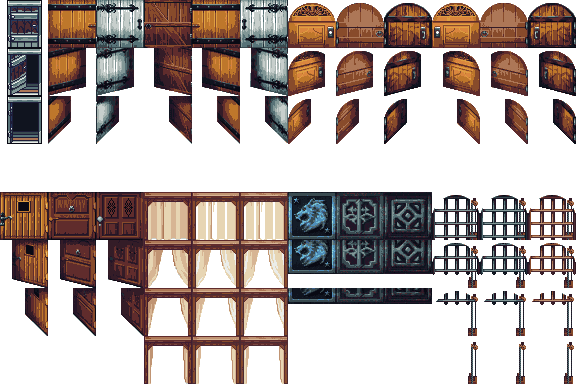
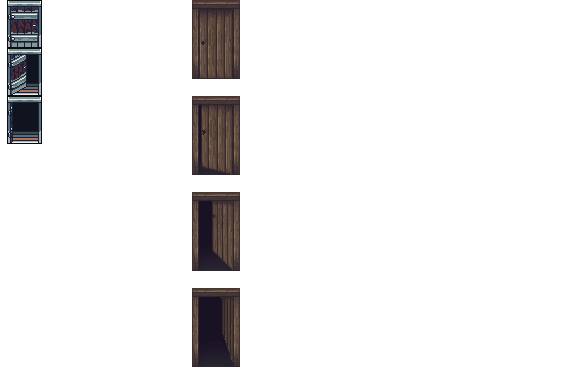
Revision of a layered 576 × 384 image; what changed, layer by layer:
added layer "Layer 2" above "Layer 1" over box(192, 0, 240, 367)
hid "Layer 1" over box(0, 0, 576, 384)